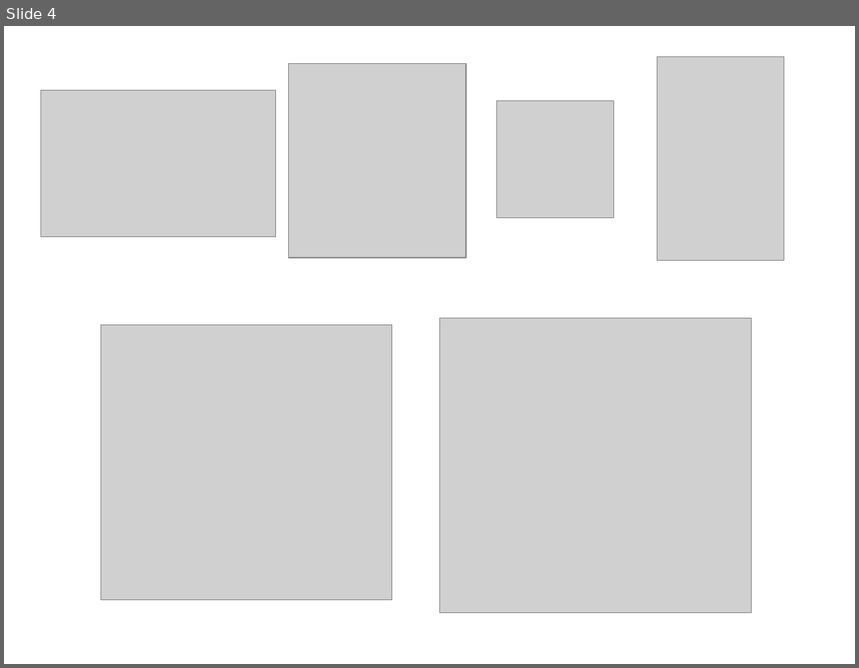
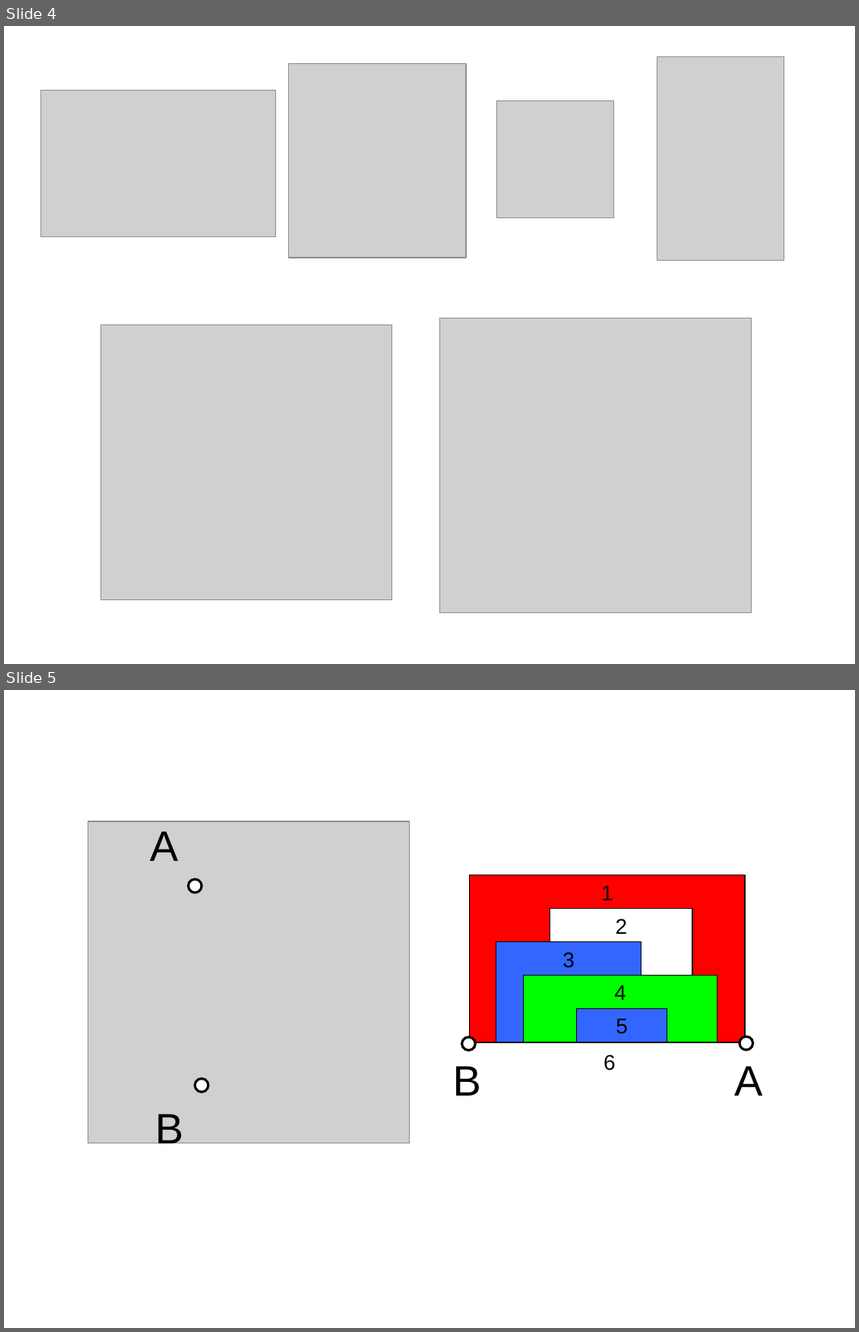
Before and after one commit to stefanutti/maps-coloring-java, a slide deck: ct/ct-docs/ppt/from-maps-to-my-maps.ppt. Shown one above the other, each under a label of ours: slide 4 before the commit, slides 4 and 5 after it. The pictures are 859x668 and 859x1332 pixels, drawn with LibreOffice and Linux fonts; fonts in the diff are those of the drawing; grey boxes stand for pictures. Boxes give left, top, right and bottom in pixels: in the first picture for what was removed or moved away, otherwise in the second. Text is boxed around its words. In the diff, an @@ line names an element or a change of style, - is before the commit and + after.

```diff
--- a/ct/ct-docs/ppt/from-maps-to-my-maps.ppt
+++ b/ct/ct-docs/ppt/from-maps-to-my-maps.ppt
@@ slide 5 added at bbox=[4, 690, 855, 1328], background #FFFFFF @@
@@ picture added at bbox=[88, 822, 409, 1144] @@
@@ text added at bbox=[150, 831, 178, 861], 36 pt, text #000000 @@
+A
@@ ellipse added at bbox=[188, 879, 202, 893], fill #FFFFFF, outline #000000 2.01 pt @@
@@ group added at bbox=[453, 875, 762, 1096]: 5 rectangles, 3 texts, 2 ellipses @@
+1
+2
+3
+4
+5
+B
+A
+6
@@ ellipse added at bbox=[195, 1079, 208, 1093], fill #FFFFFF, outline #000000 2.01 pt @@
@@ text added at bbox=[155, 1114, 183, 1151], 36 pt, text #000000 @@
+B
```
Also in this commit, not shown: 1 other slide added, 1 slide removed, 11 other files.
